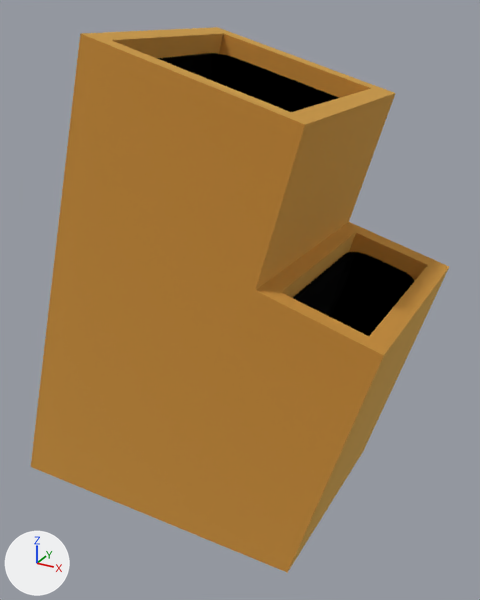
Renders of the glTF model static/models/Knife_Holder_Flower_Pot.glb from each side of a commit.
One viewpoint serves both versions: a camera (50 mm lens) standing at (0.262, -0.329, 0.248) and looking at (0.111, -0.053, 0.11). The lights are fixed; the arrows at lower left show +X, +Y and +Z. Where no turn or scale is listed for an object, it has been applied to the vertices.

The first picture shows 'Body', 'Insert_Big', 'Insert_Small'.
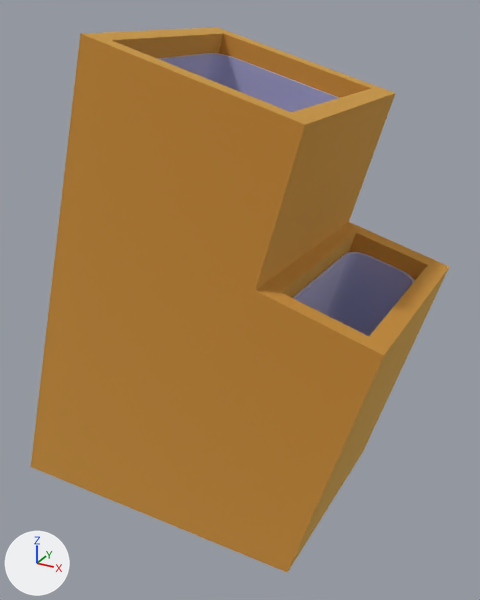
Location of each change, (x1, y1, x2, y2) in pixels of the pictures (480 x 600 px):
'Insert_Small', recoloured: (293, 252, 414, 336) in both
'Insert_Big', recoloured: (157, 53, 339, 112) in both

Diff of the bpy script that builds the scene:
```diff
--- a/static/models/Knife_Holder_Flower_Pot.glb.py
+++ b/static/models/Knife_Holder_Flower_Pot.glb.py
@@ mat_mat_1 @@
 mat_mat_1 = principled_material('mat_1')
-mat_mat_1.base_color = (0.0, 0.0, 0.0)  # black #000000
+mat_mat_1.base_color = (0.604, 0.604, 0.787)  # white #cccce5
 mat_mat_1.metallic = 1.0
```
